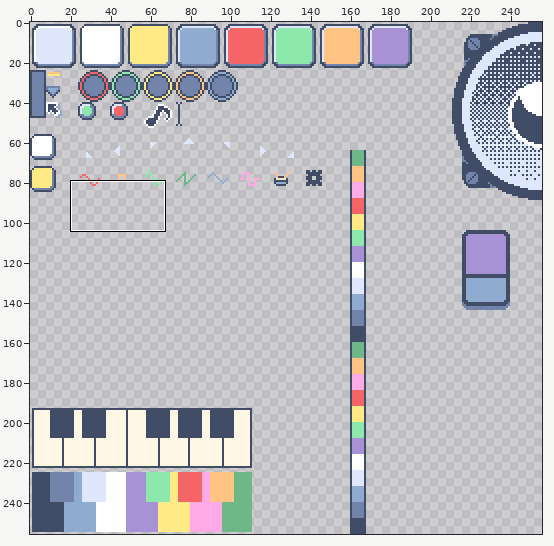
Two states of a pixel-art file, tiny-cli/sprite-sheet.aseprite. Above: a wide view before the commit, with the close-up outlined.
Close-up. Old version:
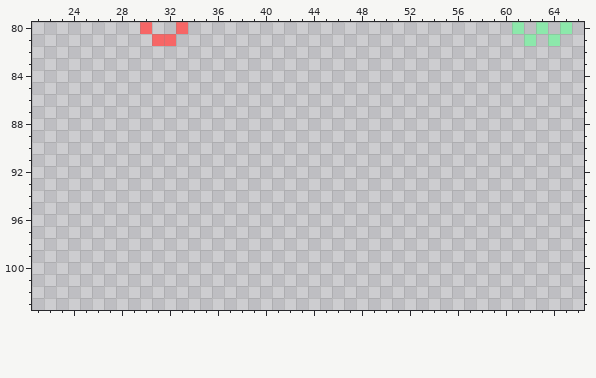
256x256 pixels, 1 frame. Shown: x 21..66, y 80..103.
The result:
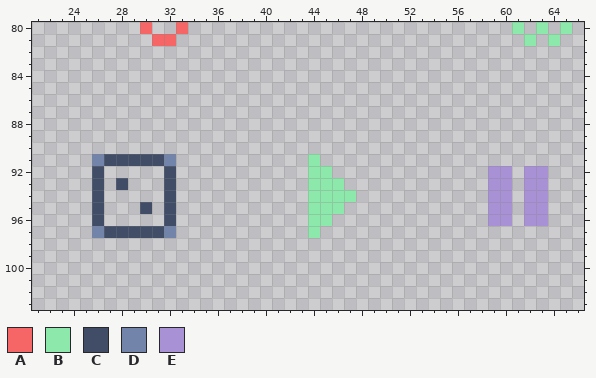
Palette (. is transparent): A #f76666  B #8ce8ab  C #414d66  D #7284aa  E #a891d4
The exact change:
Layer "Layer 1 #2":
y 91: x 26..32 ....... -> DCCCCCD; x 44 . -> B
y 92: x 26 . -> C; x 32 . -> C; x 44..45 .. -> BB; x 59..60 .. -> EE; x 62..63 .. -> EE
y 93: x 26 . -> C; x 28 . -> C; x 32 . -> C; x 44..46 ... -> BBB; x 59..60 .. -> EE; x 62..63 .. -> EE
y 94: x 26 . -> C; x 32 . -> C; x 44..47 .... -> BBBB; x 59..60 .. -> EE; x 62..63 .. -> EE
y 95: x 26 . -> C; x 30 . -> C; x 32 . -> C; x 44..46 ... -> BBB; x 59..60 .. -> EE; x 62..63 .. -> EE
y 96: x 26 . -> C; x 32 . -> C; x 44..45 .. -> BB; x 59..60 .. -> EE; x 62..63 .. -> EE
y 97: x 26..32 ....... -> DCCCCCD; x 44 . -> B
Boxes around the changes in both close-ups, in picture pixels (x1, y1, x2, y2):
added: (92, 154, 176, 238)
added: (308, 154, 356, 238)
added: (488, 166, 548, 226)
